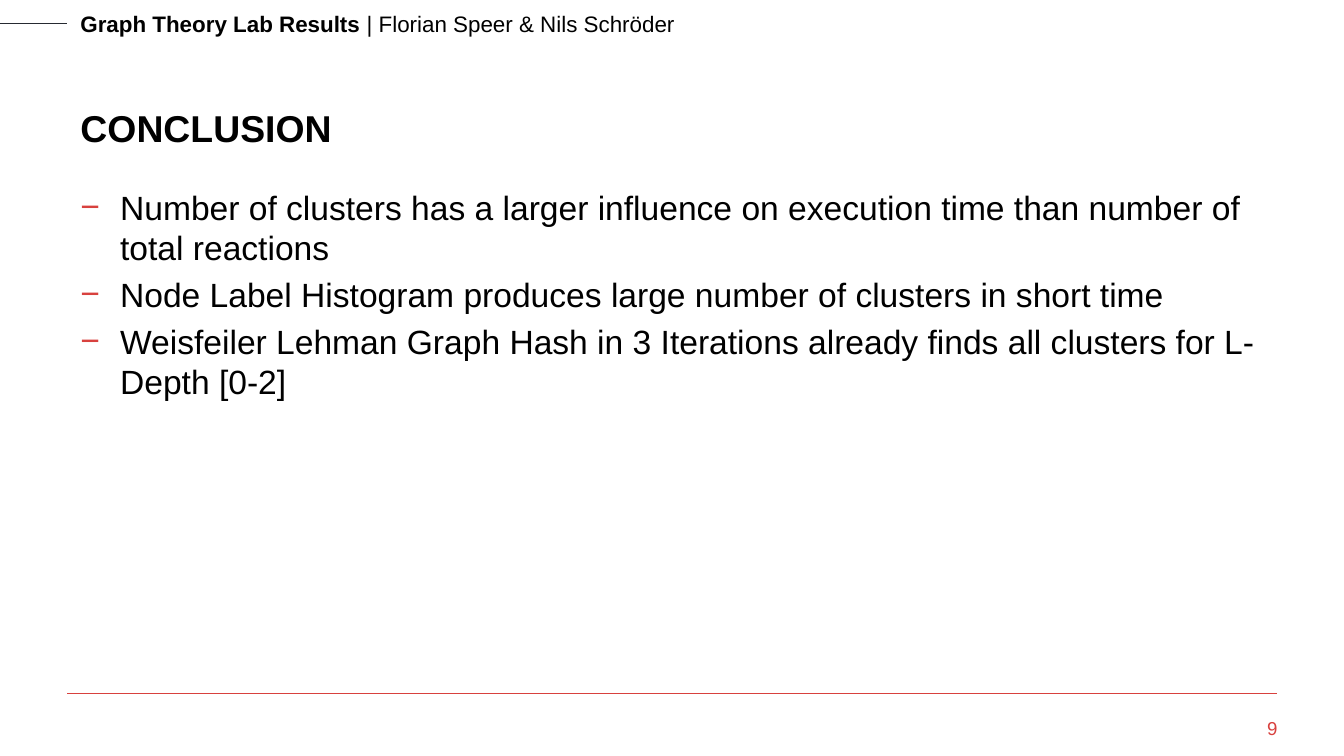
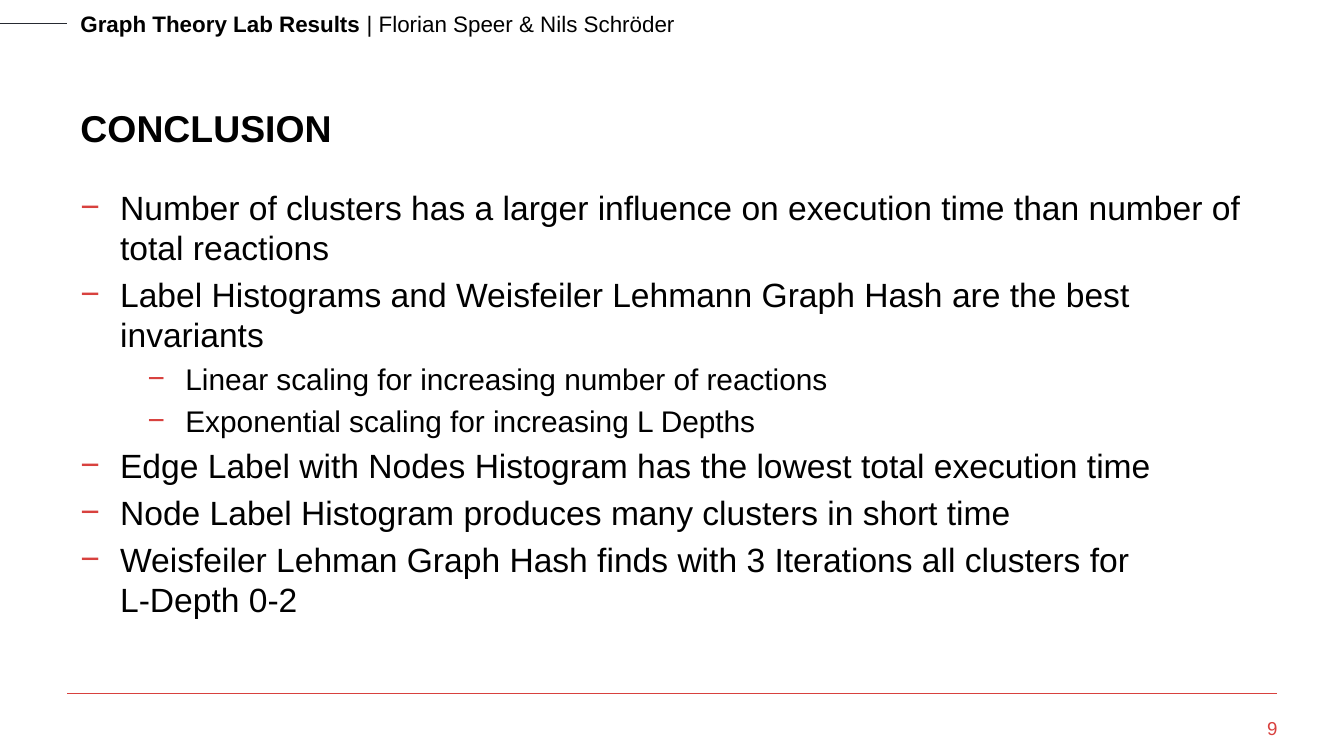
Before and after one commit to nils-schroeder/graph_theory_course, a slide deck: slide 9 of presentation/Graph Theory - Florian Speer + Nils Schröder.pptx. Drawn at 1344x756 pixels with LibreOffice and Linux fonts; fonts in the diff are those of the drawing; background and template pictures are left out. Boxes give left, top, right and bottom in pixels: in the first picture for what was removed or moved away, otherwise in the second. Text is boxed around its words. In the diff, an @@ line names an element or a change of style, - is before the commit and + after.

```diff
--- a/presentation/Graph Theory - Florian Speer + Nils Schröder.pptx
+++ b/presentation/Graph Theory - Florian Speer + Nils Schröder.pptx
@@ text at (x1=120, y1=282, x2=1150, y2=618): text changed @@
-− Node Label Histogram produces large number of clusters in short time
-− Weisfeiler Lehman Graph Hash in 3 Iterations already finds all clusters for L-Depth [0-2]
+− Label Histograms and Weisfeiler Lehmann Graph Hash are the best invariants
+  − Linear scaling for increasing number of reactions
+  − Exponential scaling for increasing L Depths
+− Edge Label with Nodes Histogram has the lowest total execution time
+− Node Label Histogram produces many clusters in short time
+− Weisfeiler Lehman Graph Hash finds with 3 Iterations all clusters for
+  L-Depth 0-2
```
Also in this commit, not shown: 2 other slides changed.
